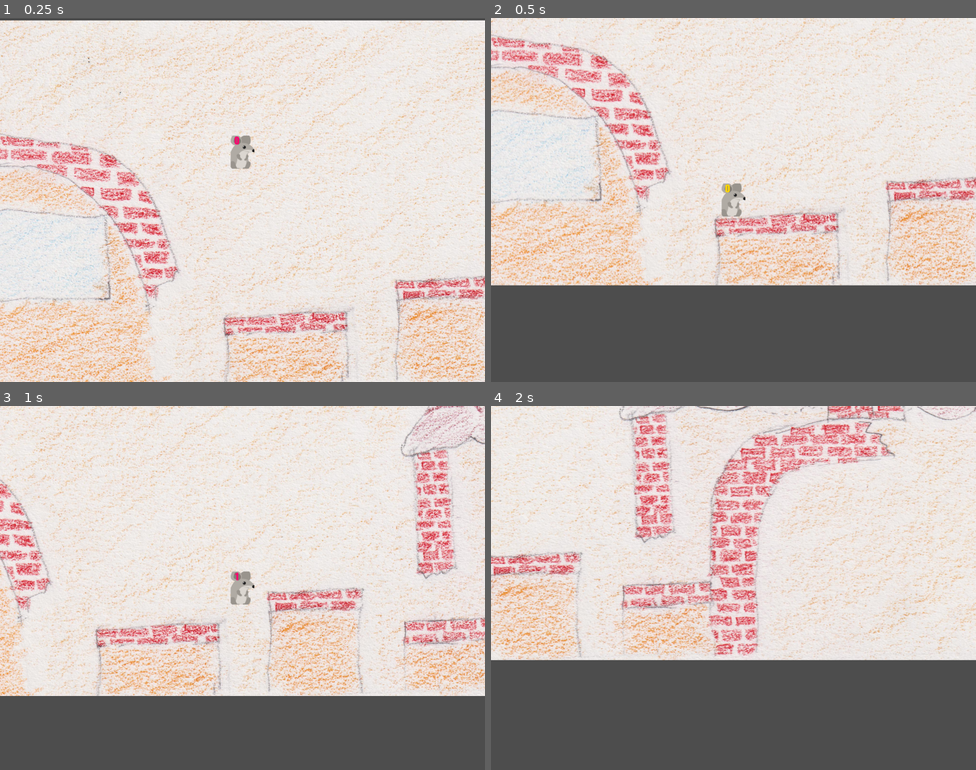
Above: before the commit, frames 1-4 (two rows, left to right).
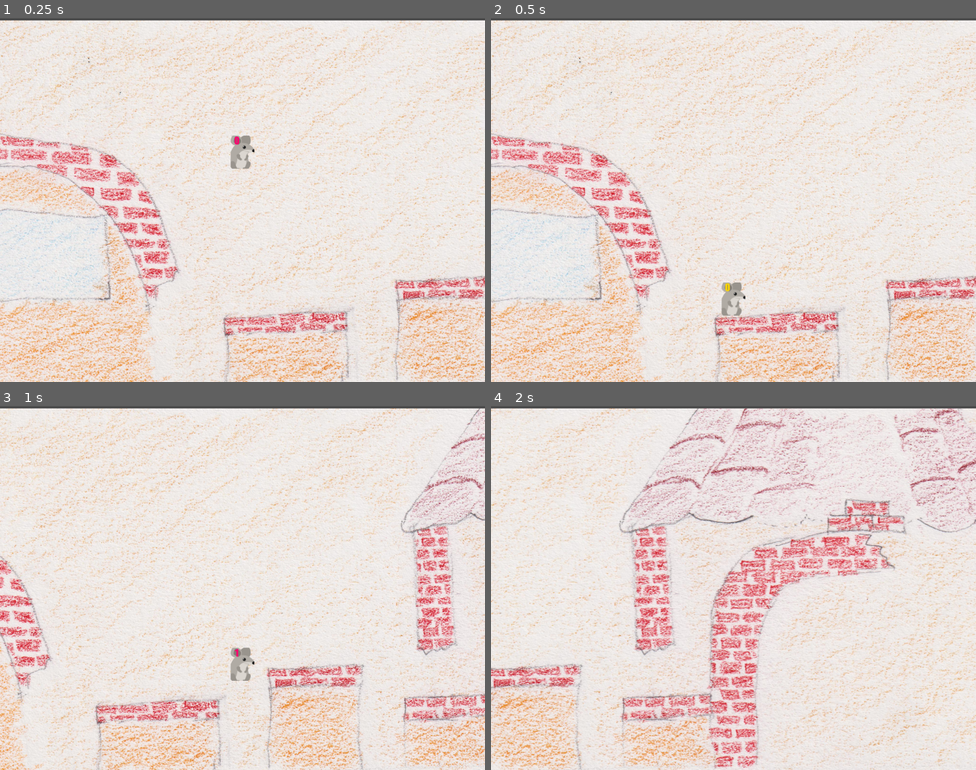
Above: after the commit, the same moments.

Repository: alitet/teporigloo_game
Game: Godot game, scene res://escena1.tscn
The game is run twice, just before and just after one commit, with the same random seed, the same clock (stepped at 60 frames per second) and the same inputs.
Inputs:
- Up to frame 1 (0.25 s): no input
- Up to frame 2 (0.5 s): no input
- Up to frame 3 (1 s): hold Right (move_right) from 0.53 s (still down); tap Space (jump) at 0.77 s
- Up to frame 4 (2 s): keep holding Right (move_right); tap Space (jump) at 1.52 s

Frame 1 is identical in both runs. In frame 2, 50% of the frame differs, in the area x 0-100%, y 0-100%; in frame 3, 42%; in frame 4, 55%.

Commit message:
cambio en camara

Diff:
--- a/player.tscn
+++ b/player.tscn
@@ -99,4 +99,4 @@
 [node name="Camera2D" type="Camera2D" parent="."]
 limit_left = -5
 limit_top = -5
-limit_bottom = 1000
+limit_bottom = 100
